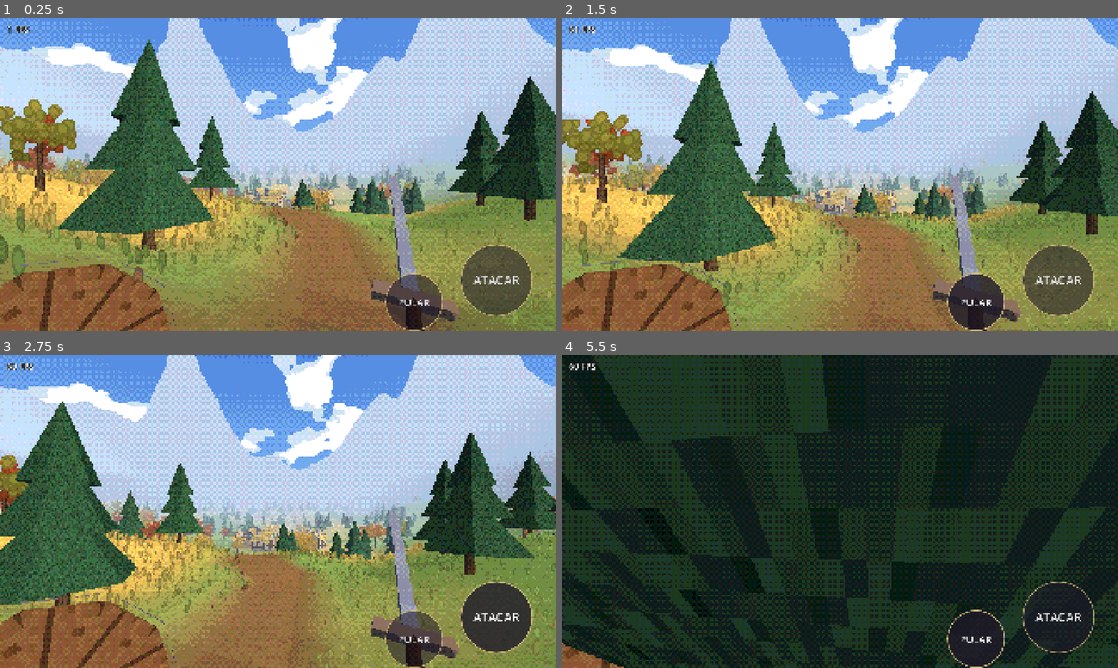
Above: before the commit, frames 1-4 (two rows, left to right).
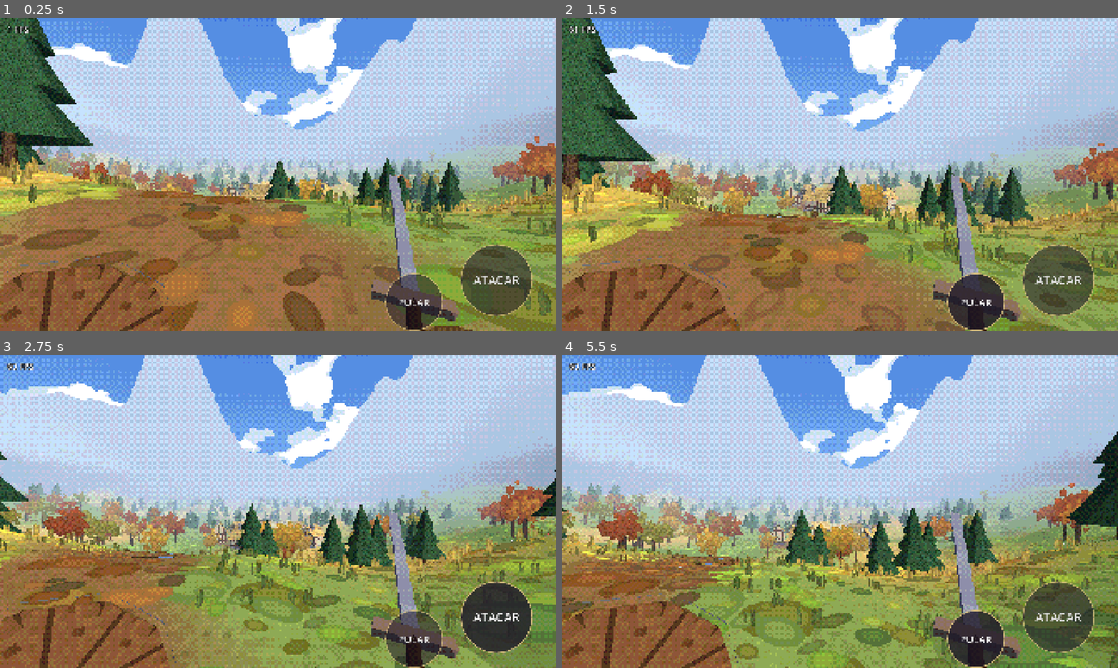
Above: after the commit, the same moments.

Repository: rhfazeredo-ops/Dallarian
Game: Godot game, scene res://cenas/mundo.tscn
Two runs of this game, one before a commit and one after it. Both use one fixed random seed, a clock stepped at 60 frames per second and the inputs below.
Inputs (mouse positions are in pixels of both pictures, inside the frame that each line leads up to):
- Up to frame 1 (0.25 s): no input
- Up to frame 2 (1.5 s): click "ATACAR" at 0.5 s; click "PULAR" at 1.25 s
- Up to frame 3 (2.75 s): tap Enter at 2 s; move the mouse to (400, 495) at 2.02 s; hold Right (ui_right) from 2.03 s (still down); click (400, 495) at 2.17 s; tap Space at 2.27 s
- Up to frame 4 (5.5 s): release Right (ui_right) at 2.75 s; drag from (728, 527) to (812, 574) at 2.77 s; move the mouse to (895, 442) at 3.52 s; hold Right (ui_right) 3.53-4.25 s; drag from (812, 574) to (673, 464) at 4.27 s; move the mouse to (1006, 558) at 5.02 s; hold Left (ui_left) from 5.03 s (still down); tap Space at 5.27 s

The runs differ from the first frame. In frame 1, 57% of the frame differs, in the area x 0-100%, y 0-100%; in frame 2, 55%; in frame 3, 53%; in frame 4, 97%.

Commit message:
Chão em pixel splats pintados, como pinceladas
- Milhares de manchas deitadas sobre o terreno (altura/normal exatas da malha), cada uma com a cor do
  lugar + tom de pincel (claro/quente, escuro/frio, ocre, verde-amarelado) e zonas de luz e sombra.
- Camada fina perto (blocos de 16 m, até ~55 m) e camada grossa de manchas grandes no mapa todo.
- Flores coloridas na grama; tufos finos de grama em grupos.
- Poças na estrada e na praça: água que reflete o céu e as nuvens (com marolinha) e borda de lama.
- Início mais perto da vila, montanhas mais afastadas.

Co-Authored-By: Claude Opus 5.5 <noreply@anthropic.com>
Claude-Session: https://claude.ai/code/session_01WFSuYSG1mTsBiEAWeNGYj8

Diff:
--- /dev/null
+++ b/godot/scripts/chao_splat.gd
@@ -0,0 +1,110 @@
+# Chão pintado em pixel splats (shaders/splat_chao.gdshader): milhares de manchinhas deitadas sobre o
+# terreno, como pinceladas. Cada uma pega a cor do lugar onde está (grama, trigo, terra, pedra) com uma
+# variação de tom, então as bordas entre os terrenos ficam "pinceladas", sem degradê.
+#  - camada fina: manchas pequenas e densas, só perto do jogador (blocos de 16 m, somem a ~55 m)
+#  - camada grossa: manchas grandes no mapa todo (vista de longe)
+#  - flores: pontinhos coloridos na grama
+#  - poças: água que reflete o céu, com borda de lama
+extends Node3D
+class_name ChaoSplat
+
+var m        # o mundo (altura, normal e cor do chão)
+var mat: ShaderMaterial
+var rng := RandomNumberGenerator.new()
+var _luz := FastNoiseLite.new()
+
+func montar(mundo) -> void:
+	m = mundo; rng.seed = 77
+	_luz.seed = 3; _luz.frequency = 0.03
+	mat = ShaderMaterial.new(); mat.shader = load("res://shaders/splat_chao.gdshader")
+	mat.set_shader_parameter("neblina", m.NEBLINA)
+	_camada(32, 135.0, 0.22, Vector2(1.4, 3.0), 0.012, 0.0)        # grossa
+	_camada(16, 110.0, 1.5, Vector2(0.45, 1.1), 0.035, 55.0)       # fina
+	_pocas()
+
+# cor de uma pincelada: cor do chão no lugar + variação de tom + manchas grandes de luz e sombra
+func pincel(x: float, z: float, h: float, ny: float) -> Color:
+	var c: Color = m.cor_chao(x, z, h, ny)
+	# tons de pincel: claro e quente, escuro e frio, neutro, ocre, verde-amarelado
+	var tons := [Color(1.2, 1.12, 0.9), Color(0.74, 0.84, 0.8), Color(1.0, 1.0, 1.0), Color(1.0, 0.86, 0.66), Color(1.08, 1.16, 0.8), Color(0.84, 0.8, 0.72)]
+	var t: Color = tons[rng.randi() % tons.size()]
+	c = Color(c.r * t.r, c.g * t.g, c.b * t.b)
+	var l := _luz.get_noise_2d(x, z)                          # zonas mais claras/escuras (como no vídeo)
+	c *= 1.0 + clamp(l * 0.8, -0.22, 0.16)
+	return c * rng.randf_range(0.93, 1.06)
+
+func _base(x: float, z: float) -> Array:
+	var h: float = m.altura_malha(x, z)
+	var n: Vector3 = m.normal_malha(x, z)
+	return [h, n]
+
+func _transf(p: Vector3, n: Vector3, sx: float, sz: float, ang: float) -> Transform3D:
+	var t := Vector3(cos(ang), 0, sin(ang)); t = (t - n * t.dot(n)).normalized()
+	var z := t.cross(n)
+	return Transform3D(Basis(t * sx, n, z * sz), p)
+
+func _camada(bloco: int, raio: float, dens: float, tam: Vector2, alt: float, ate: float) -> void:
+	var meio := int(raio)
+	for bz in range(-meio, meio, bloco):
+		for bx in range(-meio, meio, bloco):
+			var itens := []   # [Transform3D, cor, tipo]
+			var n_tent := int(bloco * bloco * dens)
+			for k in n_tent:
+				var x := bx + rng.randf() * bloco; var z := bz + rng.randf() * bloco
+				if Vector2(x, z).length() > raio: continue
+				var b := _base(x, z); var h: float = b[0]; var nrm: Vector3 = b[1]
+				var s := rng.randf_range(tam.x, tam.y)
+				var p := Vector3(x, h, z) + nrm * (alt + rng.randf() * alt)
+				itens.append([_transf(p, nrm, s, s * rng.randf_range(0.45, 1.0), rng.randf() * TAU), pincel(x, z, h, nrm.y), 0.0])
+				# flores na grama (só na camada fina)
+				if ate > 0.0 and rng.randf() < 0.035:
+					var cor: Color = m.cor_chao(x, z, h, nrm.y)
+					if cor.g > cor.r and m._dist_estrada(Vector2(x, z)) > 3.0 and Vector2(x, z).length() > 18.0:
+						var fl: Color = [Color(0.92, 0.3, 0.25), Color(0.96, 0.94, 0.88), Color(0.62, 0.42, 0.85), Color(0.98, 0.84, 0.3)][rng.randi() % 4]
+						var fx := x + rng.randf_range(-0.3, 0.3); var fz := z + rng.randf_range(-0.3, 0.3)
+						for j in rng.randi_range(2, 5):
+							var q := Vector3(fx + rng.randf_range(-0.35, 0.35), 0, fz + rng.randf_range(-0.35, 0.35))
+							q.y = m.altura_malha(q.x, q.z) + 0.11
+							itens.append([_transf(q, nrm, 0.13, 0.13, 0.0), fl * rng.randf_range(0.9, 1.1), 0.0])
+			if itens.is_empty(): continue
+			var mi := _multimesh(itens)
+			if ate > 0.0: mi.visibility_range_end = ate; mi.visibility_range_end_margin = 6.0
+
+func _multimesh(itens: Array) -> MultiMeshInstance3D:
+	var pm := PlaneMesh.new(); pm.size = Vector2(1, 1)
+	var mm := MultiMesh.new(); mm.transform_format = MultiMesh.TRANSFORM_3D
+	mm.use_colors = true; mm.use_custom_data = true; mm.mesh = pm
+	mm.instance_count = itens.size()
+	for i in itens.size():
+		var it: Array = itens[i]
+		mm.set_instance_transform(i, it[0]); mm.set_instance_color(i, it[1])
+		mm.set_instance_custom_data(i, Color(it[2], rng.randf(), 0, 0))
+	var mi := MultiMeshInstance3D.new(); mi.multimesh = mm; mi.material_override = mat
+	mi.cast_shadow = GeometryInstance3D.SHADOW_CASTING_SETTING_OFF
+	add_child(mi); return mi
+
+# poças na estrada e na praça: água (reflete o céu) com borda de lama escura
+func _pocas() -> void:
+	var itens := []
+	var lugares := []
+	var est: PackedVector2Array = m.estrada
+	for k in 26:
+		var i := rng.randi() % (est.size() - 1)
+		var p := est[i].lerp(est[i + 1], rng.randf()) + Vector2(rng.randf_range(-1.2, 1.2), rng.randf_range(-1.2, 1.2))
+		lugares.append(p)
+	for k in 8: lugares.append(Vector2(rng.randf_range(-12, 12), rng.randf_range(-12, 12)))
+	for p in lugares:
+		if p.length() < 2.5: continue          # não no poço
+		var r := rng.randf_range(0.6, 1.5)
+		var ang := rng.randf() * TAU; var alonga := rng.randf_range(0.5, 0.9)
+		var b := _base(p.x, p.y); var nrm: Vector3 = b[1]
+		for j in 7:                             # borda de lama
+			var a := TAU * j / 7.0 + rng.randf() * 0.4
+			var o := Vector2(cos(a) * r, sin(a) * r * alonga).rotated(ang) * 0.9
+			var q := Vector3(p.x + o.x, 0, p.y + o.y); q.y = m.altura_malha(q.x, q.z) + 0.07
+			itens.append([_transf(q, nrm, r * 0.9, r * 0.6, a), Color(0.3, 0.21, 0.14) * rng.randf_range(0.85, 1.1), 0.0])
+		for j in 4:                             # água
+			var o := Vector2(rng.randf_range(-0.35, 0.35) * r, rng.randf_range(-0.35, 0.35) * r * alonga).rotated(ang)
+			var q := Vector3(p.x + o.x, 0, p.y + o.y); q.y = m.altura_malha(q.x, q.z) + 0.1
+			itens.append([_transf(q, nrm, r * 1.5, r * 1.5 * alonga, ang), Color.WHITE, 1.0])
+	_multimesh(itens)
--- a/godot/scripts/mundo.gd
+++ b/godot/scripts/mundo.gd
@@ -19,6 +19,7 @@
 var casas := [] # [pos, ang, w, d]
 var args := {}
 var _mats := {}
+var _hs: PackedFloat32Array   # alturas da malha do terreno (para pôr coisas exatamente no chão)
 
 func _ready() -> void:
 	for a in OS.get_cmdline_user_args():
@@ -28,10 +29,11 @@
 	_ambiente()
 	_terreno()
 	_vila()
+	var chao := ChaoSplat.new(); raiz.add_child(chao); chao.montar(self)
 	_arvores()
 	_grama()
 	jogador = Jogador.new(); raiz.add_child(jogador)
-	jogador.position = Vector3(8, altura(8, 88) + 0.2, 88)
+	jogador.position = Vector3(10, altura(10, 74) + 0.2, 74)
 	jogador.rotation.y = deg_to_rad(8)
 	controles = Controles.new(); var cl := CanvasLayer.new(); add_child(cl); cl.add_child(controles)
 	jogador.controles = controles
@@ -87,7 +89,7 @@
 func altura(x: float, z: float) -> float:
 	var r := Vector2(x, z).length()
 	var h := 0.0016 * r * r + _ruido.get_noise_2d(x, z) * 5.0
-	if r > 100.0: h += pow(r - 100.0, 1.5) * 0.22 * (0.7 + 0.6 * (_ruido.get_noise_2d(x * 0.4, z * 0.4) + 0.5))   # montanhas em volta
+	if r > 108.0: h += pow(r - 108.0, 1.5) * 0.3 * (0.7 + 0.6 * (_ruido.get_noise_2d(x * 0.4, z * 0.4) + 0.5))   # montanhas em volta
 	h = lerp(0.6, h, smoothstep(16.0, 30.0, r))                    # praça da vila plana
 	var de := _dist_estrada(Vector2(x, z))
 	h -= (1.0 - smoothstep(1.5, 4.0, de)) * 0.35                   # estrada um pouco afundada
@@ -118,6 +120,7 @@
 	var hs := PackedFloat32Array(); hs.resize((CEL + 1) * (CEL + 1))
 	for j in CEL + 1: for i in CEL + 1:
 		hs[j * (CEL + 1) + i] = altura(i * passo - meio, j * passo - meio)
+	_hs = hs
 	var pos := func(i: int, j: int) -> Vector3: return Vector3(i * passo - meio, hs[j * (CEL + 1) + i], j * passo - meio)
 	for j in CEL: for i in CEL:
 		var a: Vector3 = pos.call(i, j); var b: Vector3 = pos.call(i + 1, j)
@@ -136,6 +139,22 @@
 	var corpo := StaticBody3D.new(); var cs := CollisionShape3D.new(); var forma: ConcavePolygonShape3D = mi.mesh.create_trimesh_shape()
 	forma.backface_collision = true; cs.shape = forma
 	corpo.add_child(cs); raiz.add_child(corpo)
+
+# altura e normal exatas da malha do terreno (triângulos), para os splats encostarem no chão
+func altura_malha(x: float, z: float) -> float:
+	var passo := TAM / CEL; var fx := (x + TAM / 2.0) / passo; var fz := (z + TAM / 2.0) / passo
+	var i := clampi(int(floor(fx)), 0, CEL - 1); var j := clampi(int(floor(fz)), 0, CEL - 1)
+	var u := clampf(fx - i, 0.0, 1.0); var v := clampf(fz - j, 0.0, 1.0)
+	var ha := _hs[j * (CEL + 1) + i]; var hb := _hs[j * (CEL + 1) + i + 1]
+	var hc := _hs[(j + 1) * (CEL + 1) + i + 1]; var hd := _hs[(j + 1) * (CEL + 1) + i]
+	if u > v: return ha + (hb - ha) * u + (hc - hb) * v
+	return ha + (hd - ha) * v + (hc - hd) * u
+
+func normal_malha(x: float, z: float) -> Vector3:
+	var e := 0.5
+	var dx := altura_malha(x + e, z) - altura_malha(x - e, z)
+	var dz := altura_malha(x, z + e) - altura_malha(x, z - e)
+	return Vector3(-dx, 2.0 * e, -dz).normalized()
 
 # ---------- vila ----------
 func _vila() -> void:
@@ -305,7 +324,7 @@
 	for bz in range(-110, 110, int(bloco)):
 		for bx in range(-110, 110, int(bloco)):
 			var itens := []
-			for k in 650:
+			for k in 170:
 				var p := Vector2(bx + rng.randf() * bloco, bz + rng.randf() * bloco)
 				var r := p.length()
 				if r > 105.0 or r < 17.0 or _dist_estrada(p) < 2.4: continue
@@ -313,10 +332,13 @@
 				if h > 26.0: continue
 				var c := cor_chao(p.x, p.y, h, 1.0)
 				var trigo := c.r > 0.66
-				var s := rng.randf_range(0.7, 1.3) * (1.6 if trigo else 1.0)
-				itens.append([Vector3(p.x, h - 0.05, p.y), c * rng.randf_range(0.85, 1.15), s])
+				var base_cor := c * (0.78 if not trigo else 0.95)
+				for f in rng.randi_range(3, 5):
+					var o := Vector2(rng.randf_range(-0.12, 0.12), rng.randf_range(-0.12, 0.12))
+					var s := rng.randf_range(0.7, 1.3) * (1.5 if trigo else 1.0)
+					itens.append([Vector3(p.x + o.x, h - 0.05, p.y + o.y), base_cor * rng.randf_range(0.85, 1.2), s])
 			if itens.is_empty(): continue
-			var mi := _splats(itens, Vector2(0.2, 0.46), true, 0.06, 42.0)
+			var mi := _splats(itens, Vector2(0.1, 0.42), true, 0.05, 42.0)
 			mi.custom_aabb = AABB(Vector3(bx, -5, bz), Vector3(bloco, 80, bloco))
 
 # ---------- modo de teste: --shot=arquivo.png --espera=2 --pos=x,z --olhar=graus ----------
--- /dev/null
+++ b/godot/shaders/splat_chao.gdshader
@@ -0,0 +1,55 @@
+// Chão em pixel splats: manchinhas gaussianas DEITADAS sobre o terreno (instâncias de MultiMesh), como
+// pinceladas. Cor por instância, luz do sol pela inclinação do chão, neblina. Corte duro = opaco, sem ordenar.
+// Tipo 1 (INSTANCE_CUSTOM.r) = água de poça: reflete o céu e as nuvens pela direção do olhar.
+shader_type spatial;
+render_mode unshaded, cull_disabled;
+uniform vec3 sol = vec3(0.45, 0.6, 0.35);
+uniform vec3 luz_sol : source_color = vec3(0.95, 0.88, 0.72);
+uniform vec3 luz_amb : source_color = vec3(0.5, 0.54, 0.64);
+uniform vec3 neblina : source_color = vec3(0.74, 0.83, 0.94);
+uniform float neb_ini = 30.0;
+uniform float neb_fim = 190.0;
+uniform float corte = 0.32;
+// mesmas cores do céu (shaders/ceu.gdshader), para o reflexo das poças
+uniform vec3 ceu_alto : source_color = vec3(0.2, 0.42, 0.82);
+uniform vec3 ceu_meio : source_color = vec3(0.42, 0.64, 0.94);
+uniform vec3 ceu_horiz : source_color = vec3(0.76, 0.86, 0.96);
+global uniform float relampago;
+varying vec3 cor;
+varying float nb;
+varying float agua;
+varying vec3 wpos;
+float hash(vec2 p) { return fract(sin(dot(p, vec2(127.1, 311.7))) * 43758.5453); }
+float noise(vec2 p) { vec2 i = floor(p), f = fract(p); f = f * f * (3.0 - 2.0 * f);
+  return mix(mix(hash(i), hash(i + vec2(1, 0)), f.x), mix(hash(i + vec2(0, 1)), hash(i + vec2(1, 1)), f.x), f.y); }
+float fbm(vec2 p) { float a = 0.5, s = 0.0; for (int i = 0; i < 5; i++) { s += noise(p) * a; p *= 2.03; a *= 0.5; } return s; }
+void vertex() {
+  vec3 n = normalize(MODEL_MATRIX[1].xyz);
+  agua = INSTANCE_CUSTOM.r;
+  vec3 luz = luz_amb + luz_sol * max(dot(n, normalize(sol)), 0.0);
+  cor = COLOR.rgb * mix(luz, vec3(1.0), agua) * (1.0 + relampago * 0.7);
+  wpos = (MODEL_MATRIX * vec4(VERTEX, 1.0)).xyz;
+  vec4 vp = VIEW_MATRIX * vec4(wpos, 1.0);
+  nb = clamp((length(vp.xyz) - neb_ini) / (neb_fim - neb_ini), 0.0, 1.0);
+}
+vec3 ceu(vec3 d) {
+  float y = max(d.y, 0.0);
+  vec3 c = mix(ceu_horiz, ceu_meio, smoothstep(0.0, 0.25, y));
+  c = mix(c, ceu_alto, smoothstep(0.25, 0.85, y));
+  vec2 p = d.xz / (y + 0.3) * 1.8 + vec2(TIME * 0.01, TIME * 0.004);
+  float k = step(0.6, fbm(p)) * smoothstep(0.02, 0.1, y);
+  return mix(c, vec3(0.95, 0.97, 1.0), k);
+}
+void fragment() {
+  vec2 q = UV * 2.0 - 1.0;
+  float g = exp(-dot(q, q) * 2.0);
+  if (g < corte) discard;
+  vec3 c = cor * (0.9 + 0.12 * step(0.66, g));          // miolo um pouco mais claro (pincelada)
+  if (agua > 0.5) {
+    vec3 olhar = normalize(wpos - CAMERA_POSITION_WORLD);
+    vec3 r = reflect(olhar, vec3(0.0, 1.0, 0.0));
+    r.xz += (vec2(noise(wpos.xz * 3.0 + TIME * 0.6), noise(wpos.zx * 3.0 - TIME * 0.5)) - 0.5) * 0.06;   // marolinha
+    c = ceu(normalize(r)) * 0.82 + vec3(0.02, 0.03, 0.05);
+  }
+  ALBEDO = mix(c, neblina * (1.0 + relampago * 0.8), nb);
+}
Not shown, added: godot/scripts/chao_splat.gd.uid
Not shown, added: godot/shaders/splat_chao.gdshader.uid
